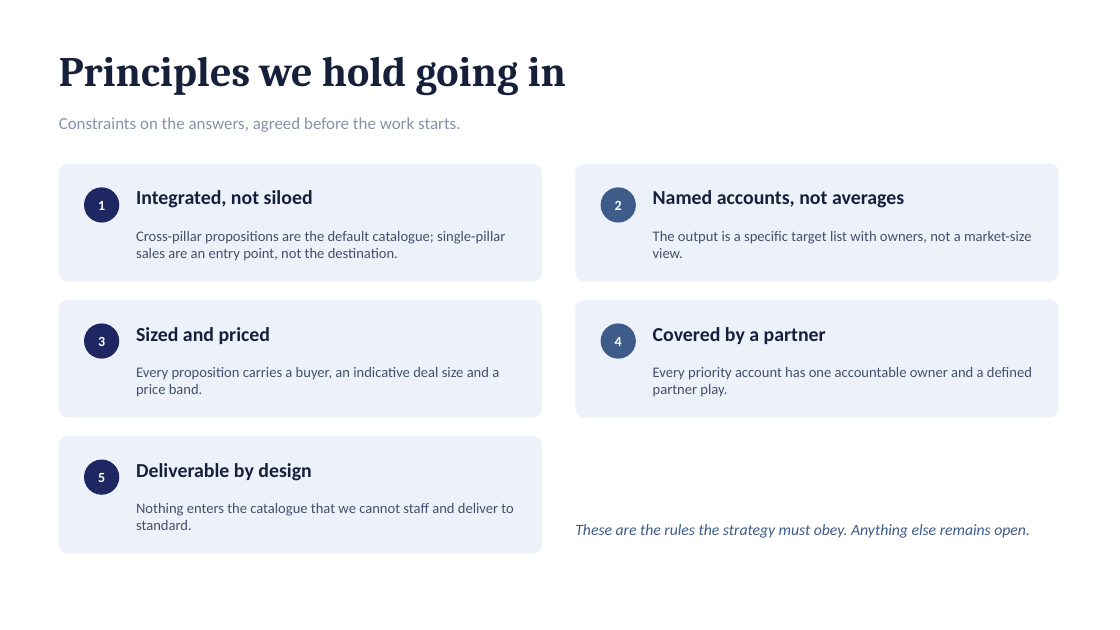
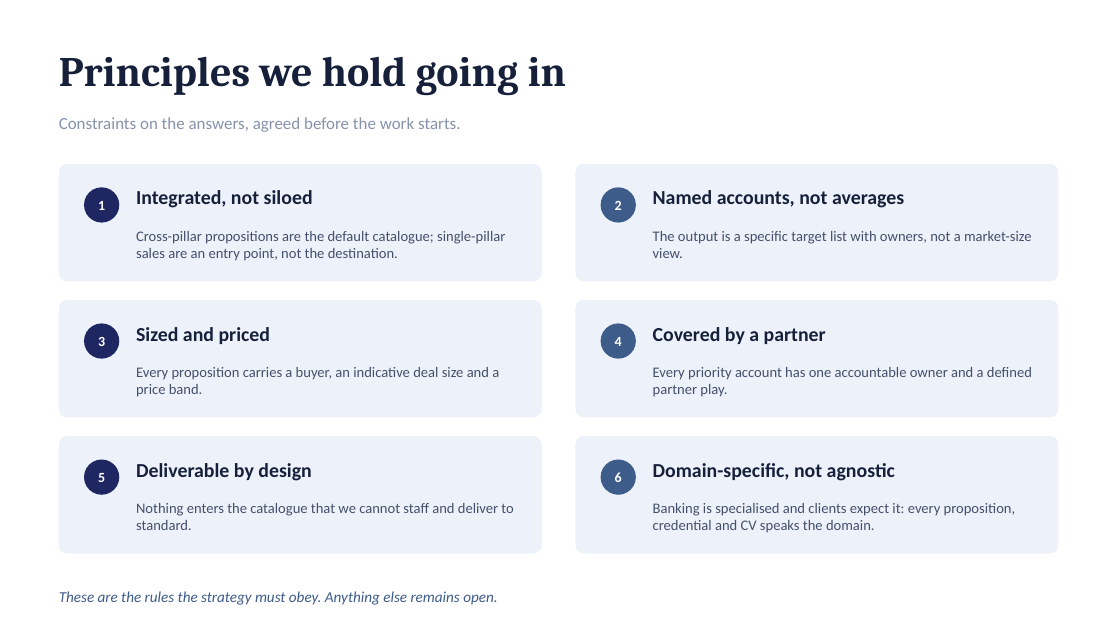
Before and after one commit to dhajjar-cyber/bae, a slide deck: slide 5 of FSI strategy/EAIND-FSI-Strategy-Development-Plan.pptx. Drawn at 1120x630 pixels with LibreOffice and Linux fonts; fonts in the diff are those of the drawing. Boxes give left, top, right and bottom in pixels: in the first picture for what was removed or moved away, otherwise in the second. Text is boxed around its words. In the diff, an @@ line names an element or a change of style, - is before the commit and + after.

```diff
--- a/FSI strategy/EAIND-FSI-Strategy-Development-Plan.pptx
+++ b/FSI strategy/EAIND-FSI-Strategy-Development-Plan.pptx
@@ rounded rectangle added at [576, 436, 1059, 554], fill #EDF2FA @@
@@ ellipse added at [601, 460, 636, 495], fill #3E5C8A @@
@@ text added at [615, 472, 622, 482], 12 pt, text #FFFFFF, bold @@
+6
@@ text added at [653, 463, 895, 481], 17 pt, text #16203A, bold @@
+Domain-specific, not agnostic
@@ text added at [653, 503, 1016, 533], 12.5 pt, text #44506B @@
+Banking is specialised and clients expect it: every proposition, credential and CV speaks the domain.
@@ text "These are the rules the ...": place and size @@
-text "These are the rules the ..." at [575, 524, 1030, 538]
+text "These are the rules the ..." at [59, 591, 497, 605]
@@ text "These are the rules the ..." at [59, 591, 497, 605]: size 13.5 to 13 pt @@
```
Also in this commit, not shown: 15 other slides changed, 2 other files.
